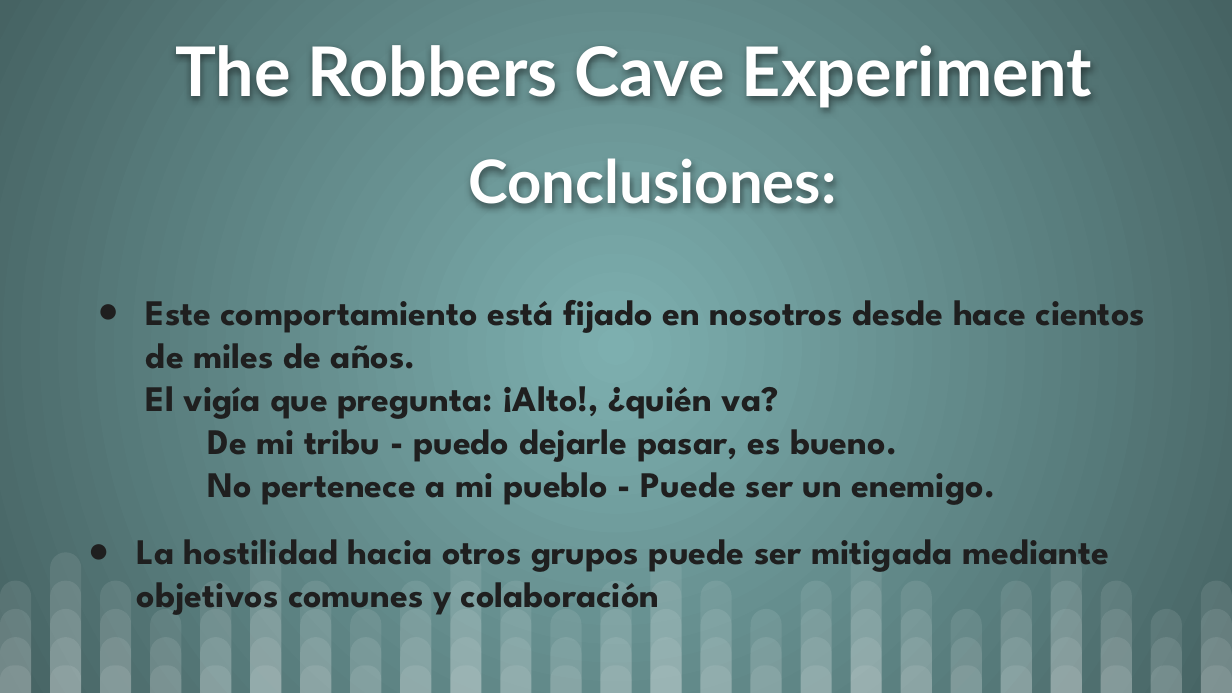
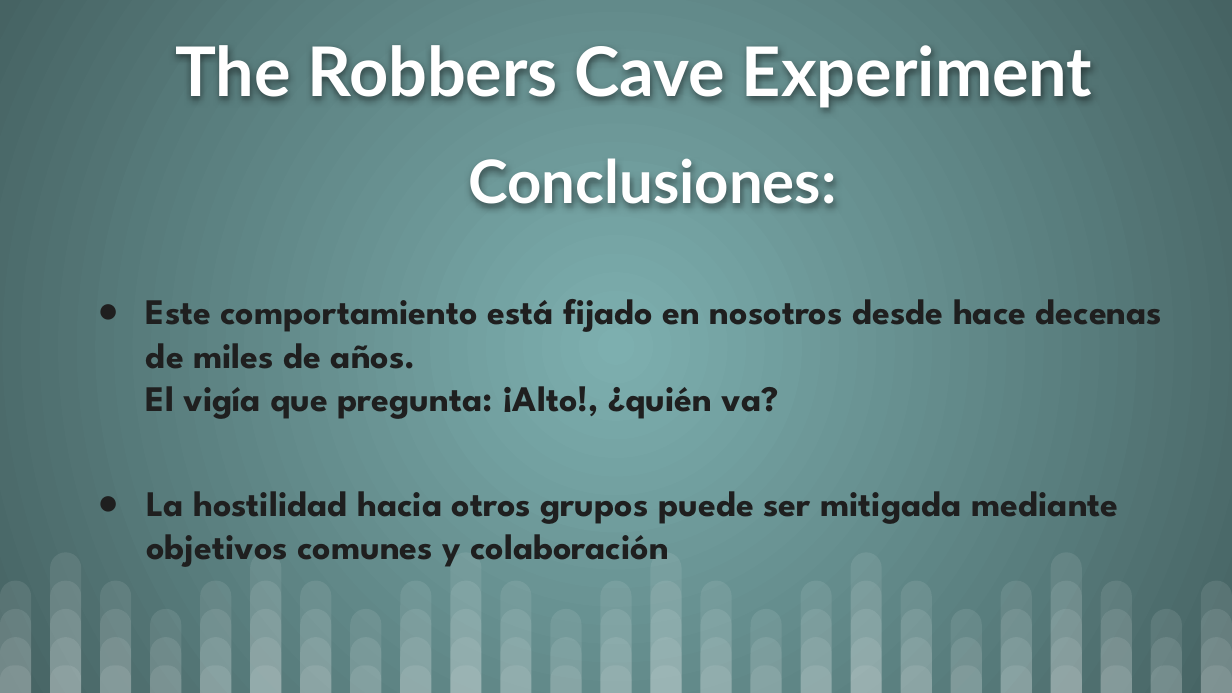
Before and after one commit to CGPerezAranda/Cognici-n-y-comunicaci-n-en-ingenier-a-del-software, a slide deck: slide 17 of Lectura para el 25_03/Grupos.pptx. Drawn at 1232x693 pixels with LibreOffice and Linux fonts; fonts in the diff are those of the drawing. Boxes give left, top, right and bottom in pixels: in the first picture for what was removed or moved away, otherwise in the second. Text is boxed around its words. In the diff, an @@ line names an element or a change of style, - is before the commit and + after.

```diff
--- a/Lectura para el 25_03/Grupos.pptx
+++ b/Lectura para el 25_03/Grupos.pptx
@@ text at bbox=[146, 299, 1162, 369]: text changed @@
-● Este comportamiento está fijado en nosotros desde hace cientos de miles de años.
+● Este comportamiento está fijado en nosotros desde hace decenas de miles de años.
@@ text at bbox=[208, 418, 995, 505]: paragraphs removed @@
-De mi tribu - puedo dejarle pasar, es bueno.
-No pertenece a mi pueblo - Puede ser un enemigo.
@@ text "La hostilidad hacia otros grupos ..." rewrapped from bbox=[137, 539, 1109, 619] to bbox=[146, 491, 1119, 567] @@
```
Also in this commit, not shown: 10 other slides changed, 19 other files.
